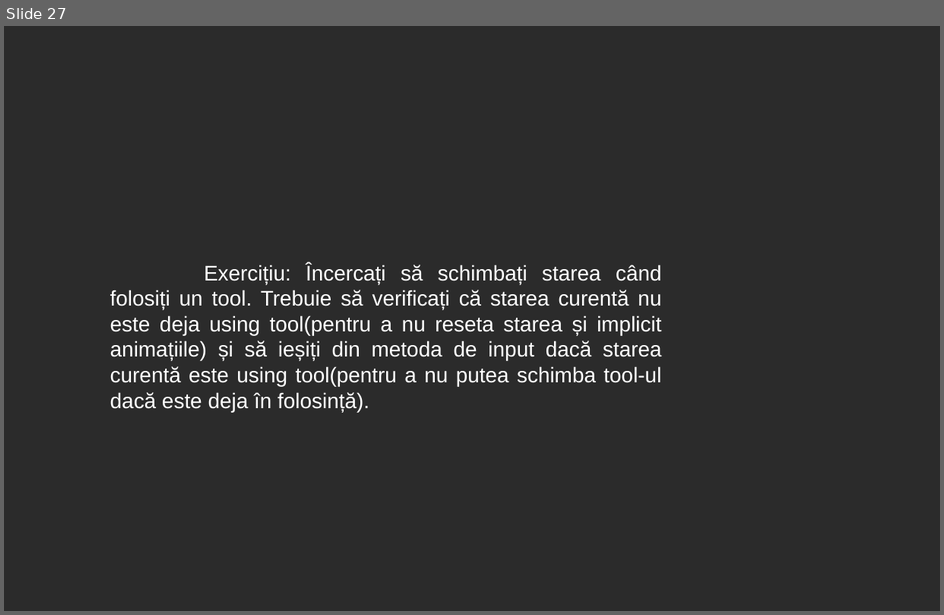
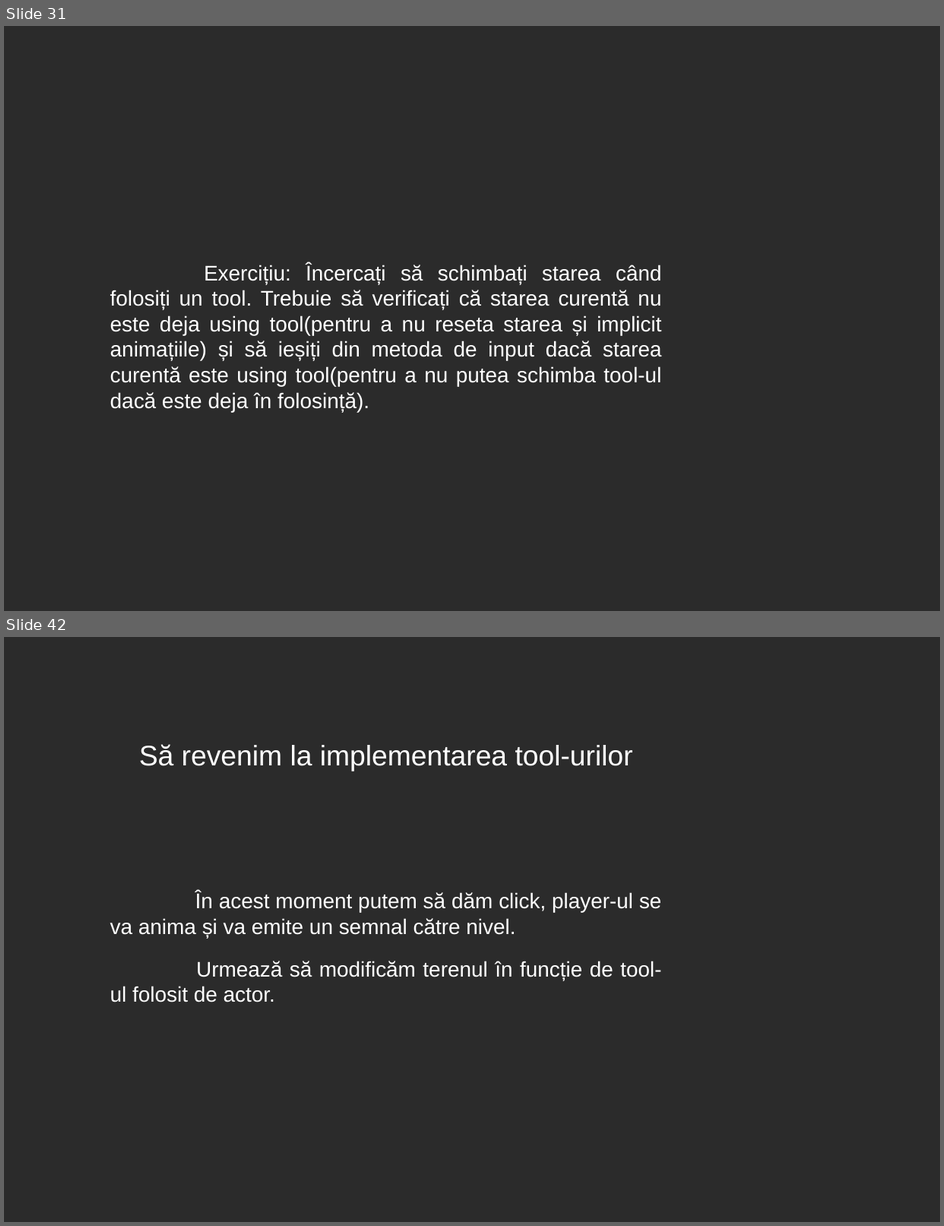
Before and after one commit to 0xspiderr/gdc-upt-presentations, a slide deck: presentation_3/presentation_3.odp. Shown one above the other, each under a label of ours: slide 27 before the commit, slides 31 and 42 after it; the slides between them are not shown. The pictures are 944x615 and 944x1226 pixels, drawn with LibreOffice and Linux fonts; fonts in the diff are those of the drawing; background and template pictures are left out; a plain dark background stands for a picture behind light text. Boxes give left, top, right and bottom in pixels: in the first picture for what was removed or moved away, otherwise in the second. Text is boxed around its words. In the diff, an @@ line names an element or a change of style, - is before the commit and + after.

```diff
--- a/presentation_3/presentation_3.odp
+++ b/presentation_3/presentation_3.odp
@@ slide 42 added at (x1=4, y1=637, x2=940, y2=1222), background picture (left out) @@
@@ title added at (x1=139, y1=744, x2=633, y2=772), 24 pt, text #FFFFFF @@
+Să revenim la implementarea tool-urilor
@@ text added at (x1=110, y1=892, x2=662, y2=1003), 18 pt, text #FFFFFF @@
+În acest moment putem să dăm click, player-ul se va anima și va emite un semnal către nivel.
+Urmează să modificăm terenul în funcție de tool-ul folosit de actor.
@@ what was slide 27 is now slide 31 @@
```
Also in this commit, not shown: 1 slide changed, 37 other slides added, 23 other files.
